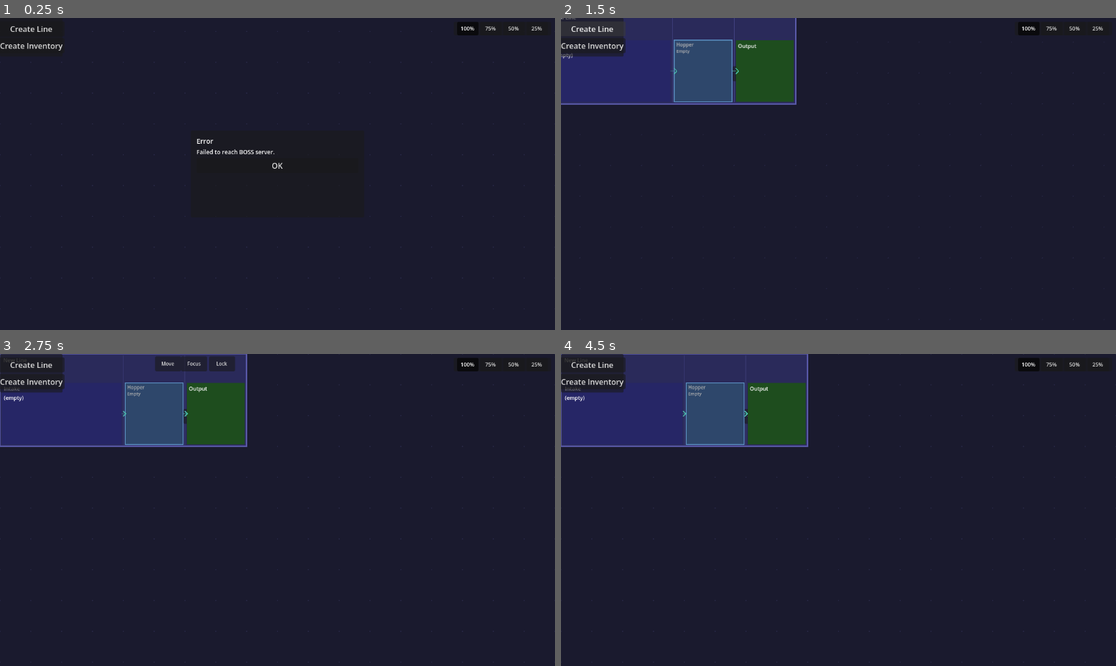
Above: before the commit, frames 1-4 (two rows, left to right).
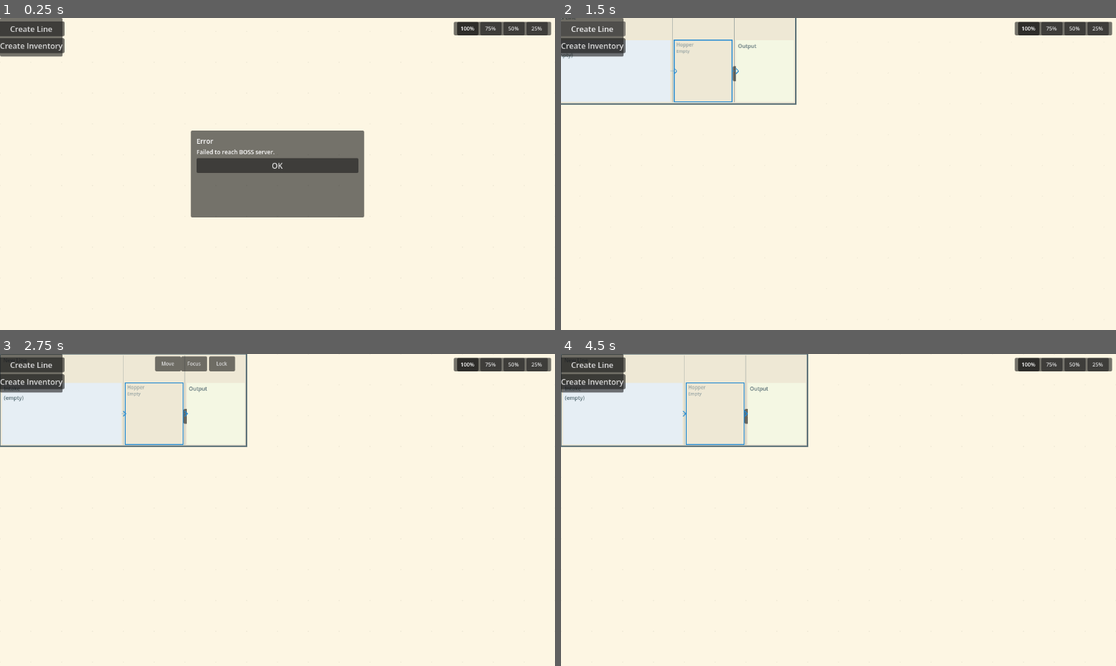
Above: after the commit, the same moments.

Repository: PeqNP/io.bithead.lean
Game: Godot game, scene res://scenes/FactoryFloor/FactoryFloor.tscn
The game is run twice, just before and just after one commit, with the same random seed, the same clock (stepped at 60 frames per second) and the same inputs.
Inputs:
- Up to frame 1 (0.25 s): no input
- Up to frame 2 (1.5 s): click "OK" at 0.5 s; click "Create Line" at 1.25 s
- Up to frame 3 (2.75 s): click "+" at 2 s
- Up to frame 4 (4.5 s): click "Move" at 2.75 s; click "Focus" at 3.5 s; click "OK" at 4.25 s

The runs differ from the first frame. In frame 1, 100% of the frame differs, in the area x 0-100%, y 0-100%; in frame 2, 100%; in frame 3, 100%; in frame 4, 100%.

Commit message:
- Use solarized palette and provide constant names

Diff:
--- a/godot/scenes/FactoryFloor/Background.gd
+++ b/godot/scenes/FactoryFloor/Background.gd
@@ -5,8 +5,8 @@
 
 extends Node2D
 
-const BG_COLOR   := Color(0.102, 0.102, 0.180)   # #1a1a2e
-const DOT_COLOR  := Color(0.165, 0.165, 0.290)   # #2a2a4a
+const BG_COLOR   := Palette.BG_0
+const DOT_COLOR  := Palette.BG_1
 const DOT_RADIUS := 1.0
 const TILE_SIZE  := 64
 
--- a/godot/scenes/FactoryFloor/FactoryFloor.gd
+++ b/godot/scenes/FactoryFloor/FactoryFloor.gd
@@ -533,10 +533,8 @@
 						inv_node.get_center_right_world(),
 						line_node.get_station_input_world(i),
 						_belt_layer,
-						Color(1.0, 0.65, 0.1, 0.9)   # amber
+						Palette.YELLOW_BELT
 					)
-
-			# Station → Line bidirectional belt (purple): station top/bottom → left-center of target line's first intake queue.
 			var sub_raw = st.get("connectsToLine")
 			if sub_raw != null:
 				var sub_node = line_nodes.get(int(sub_raw))
@@ -553,7 +551,7 @@
 						station_world, sub_from_dir,
 						sub_node.get_first_intake_queue_left_world(), Vector2(-1, 0),
 						_belt_layer,
-						Color(0.65, 0.2, 0.9, 0.9),   # purple
+						Palette.VIOLET_BELT,
 						sub_node.get_bounds_world()
 					)
 
@@ -576,7 +574,7 @@
 						station_world, iq_from_dir,
 						target_line.get_intake_queue_left_world(iq_id), Vector2(-1, 0),
 						_belt_layer,
-						Color(0.2, 0.85, 0.65, 0.9),   # teal
+						Palette.CYAN_BELT,
 						target_line.get_bounds_world()
 					)
 
--- a/godot/scenes/common/DragOverlay.gd
+++ b/godot/scenes/common/DragOverlay.gd
@@ -10,9 +10,9 @@
 
 const TILE_SIZE := 64
 
-const COLOR_AVAIL    := Color(0.2, 1.0, 0.3, 0.35)
-const COLOR_OCCUPIED := Color(1.0, 0.2, 0.2, 0.35)
-const COLOR_GHOST    := Color(1.0, 1.0, 1.0, 0.15)
+const COLOR_AVAIL    := Palette.GREEN_AVAIL
+const COLOR_OCCUPIED := Palette.RED_OCCUPIED
+const COLOR_GHOST    := Palette.FG_1_GHOST
 
 var _tile_w: int = 0
 var _tile_h: int = 0
--- a/godot/scenes/entities/Hopper.gd
+++ b/godot/scenes/entities/Hopper.gd
@@ -5,10 +5,10 @@
 
 extends Node2D
 
-const LABEL_COLOR  := Color(1, 1, 1)
-const MUTED_COLOR  := Color(0.7, 0.7, 0.7)
-const FILL_COLOR   := Color(0.18, 0.28, 0.42)
-const BORDER_COLOR := Color(0.35, 0.55, 0.75)
+const LABEL_COLOR  := Palette.FG_1
+const MUTED_COLOR  := Palette.FG_0
+const FILL_COLOR   := Palette.BG_1
+const BORDER_COLOR := Palette.BLUE
 const BORDER_WIDTH := 2.0
 const FONT_SIZE    := 10
 const SMALL_FONT   := 9
--- a/godot/scenes/entities/IntakeQueue.gd
+++ b/godot/scenes/entities/IntakeQueue.gd
@@ -5,12 +5,12 @@
 
 extends Node2D
 
-const LABEL_COLOR   := Color(1, 1, 1)
+const LABEL_COLOR   := Palette.FG_1
 const FONT_SIZE     := 10
 const SMALL_FONT    := 9
 const BORDER_WIDTH  := 2.0
-const DEFAULT_FILL  := Color(0.18, 0.18, 0.45)
-const DEFAULT_BORDER := Color(0.40, 0.40, 0.80)
+const DEFAULT_FILL  := Palette.BG_1
+const DEFAULT_BORDER := Palette.BLUE
 
 var _data: Dictionary = {}
 var _card_w: float = 0.0
--- a/godot/scenes/entities/Inventory.gd
+++ b/godot/scenes/entities/Inventory.gd
@@ -8,18 +8,18 @@
 const INV_W        :=  2 * TILE_SIZE   # 128 px
 const INV_H        :=  2 * TILE_SIZE   # 128 px
 
-const FILL_COLOR           := Color(0.165, 0.353, 0.165)   # #2a5a2a
-const FILL_FOCUSED_COLOR   := Color(0.200, 0.440, 0.200)
-const BORDER_COLOR         := Color(0.353, 0.667, 0.353)   # #5aaa5a
-const BORDER_FOCUSED_COLOR := Color(0.550, 1.000, 0.550)
+const FILL_COLOR           := Palette.BG_1
+const FILL_FOCUSED_COLOR   := Palette.BG_0
+const BORDER_COLOR         := Palette.FG_1
+const BORDER_FOCUSED_COLOR := Palette.GREEN
 const BORDER_WIDTH         := 3.0
-const LABEL_COLOR          := Color(1, 1, 1)
+const LABEL_COLOR          := Palette.FG_1
 const FONT_SIZE            := 11
 
 const HEALTH_COLORS := {
-	1: Color(0.086, 0.396, 0.204),
-	2: Color(0.631, 0.380, 0.039),
-	3: Color(0.600, 0.106, 0.106),
+	1: Palette.GREEN,
+	2: Palette.ORANGE,
+	3: Palette.RED,
 }
 
 const STOCK_PANEL_SCENE := preload("res://scenes/entities/InventoryStockPanel.tscn")
--- a/godot/scenes/entities/Inventory.tscn
+++ b/godot/scenes/entities/Inventory.tscn
@@ -13,7 +13,7 @@
 autowrap_mode = 3
 
 [node name="HealthStrip" type="ColorRect" parent="."]
-color = Color(0.086, 0.396, 0.204, 1)
+color = Color(0.522, 0.600, 0.000, 1)
 offset_top = 110.0
 offset_right = 128.0
 offset_bottom = 128.0
--- a/godot/scenes/entities/InventoryStockPanel.gd
+++ b/godot/scenes/entities/InventoryStockPanel.gd
@@ -9,16 +9,16 @@
 const PANEL_W      := 128.0
 const ROW_H        := 16.0
 const PAD          :=  5.0
-const FILL_COLOR   := Color(0.08, 0.18, 0.08, 0.96)
-const BORDER_COLOR := Color(0.25, 0.55, 0.25)
-const LABEL_COLOR  := Color(1, 1, 1)
-const MUTED_COLOR  := Color(0.65, 0.75, 0.65)
+const FILL_COLOR   := Palette.BG_1_PANEL
+const BORDER_COLOR := Palette.GREEN
+const LABEL_COLOR  := Palette.FG_1
+const MUTED_COLOR  := Palette.FG_0
 const FONT_SIZE    := 9
 
 const HEALTH_COLORS := {
-	1: Color(0.086, 0.396, 0.204),
-	2: Color(0.631, 0.380, 0.039),
-	3: Color(0.600, 0.106, 0.106),
+	1: Palette.GREEN,
+	2: Palette.ORANGE,
+	3: Palette.RED,
 }
 
 var _rows: Array = []      # Array of {label: String, value: String}
--- a/godot/scenes/entities/Line.gd
+++ b/godot/scenes/entities/Line.gd
@@ -10,12 +10,12 @@
 ## Y offset where hopper/stations/output content begins. Fixed regardless of line height.
 const CONTENT_TOP  := TILE_SIZE - SECTION_PAD   # 60 px
 
-const FILL_COLOR           := Color(0.165, 0.165, 0.353)   # #2a2a5a
-const FILL_FOCUSED_COLOR   := Color(0.200, 0.200, 0.440)
-const BORDER_COLOR         := Color(0.353, 0.353, 0.667)   # #5a5aaa
-const BORDER_FOCUSED_COLOR := Color(0.550, 0.550, 1.000)
+const FILL_COLOR           := Palette.BG_1
+const FILL_FOCUSED_COLOR   := Palette.BG_0
+const BORDER_COLOR         := Palette.FG_1
+const BORDER_FOCUSED_COLOR := Palette.BLUE
 const BORDER_WIDTH         := 3.0
-const LABEL_COLOR          := Color(1, 1, 1)
+const LABEL_COLOR          := Palette.FG_1
 const FONT_SIZE            := 11
 
 const INTAKE_W    :=  4 * TILE_SIZE   # fixed intake zone
@@ -248,7 +248,7 @@
 	if intake_queues.is_empty():
 		# Empty placeholder with section label.
 		_add_placeholder(_sections, SECTION_PAD, top, card_w, card_h,
-			Color(0.15, 0.15, 0.40), "Intake\n(empty)")
+				Palette.BLUE_FILL, "Intake\n(empty)")
 		return
 
 	# Stack intake queues vertically from CONTENT_TOP downward.
@@ -354,7 +354,7 @@
 	var n: int = (_data.get("stations", []) as Array).size()
 	var x := INTAKE_W + HOPPER_W + n * STATION_W + SECTION_PAD
 	_add_placeholder(_sections, x, top, OUTPUT_W - SECTION_PAD * 2, h,
-		Color(0.12, 0.30, 0.12), "Output")
+		Palette.GREEN_FILL, "Output")
 
 
 func _add_placeholder(parent: Node2D, x: float, y: float, w: float, h: float,
--- a/godot/scenes/entities/Station.gd
+++ b/godot/scenes/entities/Station.gd
@@ -7,10 +7,10 @@
 
 extends Node2D
 
-const LABEL_COLOR   := Color(1, 1, 1)
-const MUTED_COLOR   := Color(0.65, 0.65, 0.65)
-const FILL_COLOR    := Color(0.15, 0.15, 0.32)
-const BORDER_COLOR  := Color(0.35, 0.35, 0.65)
+const LABEL_COLOR   := Palette.FG_1
+const MUTED_COLOR   := Palette.FG_0
+const FILL_COLOR    := Palette.BG_1
+const BORDER_COLOR  := Palette.BLUE
 const BORDER_WIDTH  := 2.0
 const FONT_SIZE     := 10
 const SMALL_FONT    := 9
--- a/godot/scenes/entities/StationOverlay.gd
+++ b/godot/scenes/entities/StationOverlay.gd
@@ -12,10 +12,10 @@
 const ROW_H           := 52.0
 const PAD             :=  4.0
 const OVERLAY_W       := 256.0   # matches STATION_W / num_stations; set by Line
-const FILL_COLOR      := Color(0.10, 0.10, 0.22, 0.96)
-const BORDER_COLOR    := Color(0.30, 0.30, 0.60)
-const LABEL_COLOR     := Color(1, 1, 1)
-const MUTED_COLOR     := Color(0.65, 0.65, 0.65)
+const FILL_COLOR      := Palette.BG_1_PANEL
+const BORDER_COLOR    := Palette.FG_1
+const LABEL_COLOR     := Palette.FG_1
+const MUTED_COLOR     := Palette.FG_0
 const FONT_SIZE       := 10
 const SMALL_FONT      := 9
 
--- a/godot/scenes/entities/WorkUnitCard.gd
+++ b/godot/scenes/entities/WorkUnitCard.gd
@@ -5,13 +5,13 @@
 extends Node2D
 
 const CARD_H       := 52.0
-const LABEL_COLOR  := Color(1, 1, 1)
-const MUTED_COLOR  := Color(0.65, 0.65, 0.65)
-const FILL_COLOR   := Color(0.12, 0.12, 0.28)
-const FILL_HOVER   := Color(0.18, 0.18, 0.38)
-const BORDER_COLOR := Color(0.30, 0.30, 0.60)
-const DONE_COLOR   := Color(0.15, 0.55, 0.20)
-const HOLD_COLOR   := Color(0.55, 0.20, 0.10)
+const LABEL_COLOR  := Palette.FG_1
+const MUTED_COLOR  := Palette.FG_0
+const FILL_COLOR   := Palette.BG_1
+const FILL_HOVER   := Palette.BG_0
+const BORDER_COLOR := Palette.FG_1
+const DONE_COLOR   := Palette.GREEN
+const HOLD_COLOR   := Palette.ORANGE
 const FONT_SIZE    := 10
 const SMALL_FONT   := 9
 
@@ -86,7 +86,7 @@
 	for a in assignees.slice(0, 3):
 		var avatar: String = str(a.get("avatar", ""))
 		var initials := _make_initials(str(a.get("name", "?"))) if avatar.is_empty() else avatar
-		draw_circle(Vector2(ax + 8, 38), 8, Color(0.3, 0.3, 0.6))
+		draw_circle(Vector2(ax + 8, 38), 8, Palette.BLUE)
 		draw_string(ThemeDB.fallback_font, Vector2(ax + 3, 41), initials,
 			HORIZONTAL_ALIGNMENT_LEFT, 16, 8, LABEL_COLOR)
 		ax += 20
@@ -103,7 +103,7 @@
 		var seg_w   := (bar_total_w - gap * (total - 1)) / float(total)
 		for i in total:
 			var x := bar_x + i * (seg_w + gap)
-			var color := DONE_COLOR if i < done else Color(0.2, 0.2, 0.4)
+			var color := DONE_COLOR if i < done else Palette.FG_0
 			draw_rect(Rect2(x, bar_y, seg_w, bar_h), color)
 
 
--- a/godot/scripts/Conveyor.gd
+++ b/godot/scripts/Conveyor.gd
@@ -9,7 +9,7 @@
 
 class_name Conveyor
 
-const BELT_COLOR     := Color(0.3, 0.8, 0.7, 0.8)
+const BELT_COLOR     := Palette.BLUE_BELT
 const BELT_WIDTH     := 4.0
 ## Minimum straight run (px) from each endpoint before the first bend.
 const STUB_LEN       := 10.0
@@ -185,7 +185,7 @@
 	const LINE_W        :=  2.0
 
 	var _waypoints: Array[Vector2] = []
-	var _color: Color = Color(0.3, 0.8, 0.7, 0.8)
+	var _color: Color = Palette.BLUE_BELT
 	var _offset: float = 0.0
 
 
--- /dev/null
+++ b/godot/scripts/Palette.gd
@@ -0,0 +1,80 @@
+## Copyright © 2026 Bithead LLC. All rights reserved.
+
+## Solarized Light color palette for the FactoryFloor.
+##
+## Usage: Palette.BG_0, Palette.FG_1, Palette.BLUE, Palette.GREEN_FILL, etc.
+## All constants are accessible without instantiation via the class name.
+
+class_name Palette
+extends RefCounted
+
+# ---------------------------------------------------------------------------
+# Background tones
+# ---------------------------------------------------------------------------
+
+## Lightest background — primary floor / card hover fill.
+const BG_0 := Color(0.992, 0.965, 0.890)   # Base3  #fdf6e3
+## Secondary background — default card fill / panel background.
+const BG_1 := Color(0.933, 0.910, 0.835)   # Base2  #eee8d5
+
+# ---------------------------------------------------------------------------
+# Foreground tones (light → dark)
+# ---------------------------------------------------------------------------
+
+## Muted / secondary text.
+const FG_0 := Color(0.576, 0.631, 0.631)   # Base1  #93a1a1
+## Primary text, borders.
+const FG_1 := Color(0.345, 0.431, 0.459)   # Base01 #586e75
+
+# ---------------------------------------------------------------------------
+# Accent colors
+# ---------------------------------------------------------------------------
+
+const YELLOW  := Color(0.710, 0.537, 0.000)   # #b58900
+const ORANGE  := Color(0.796, 0.294, 0.086)   # #cb4b16
+const RED     := Color(0.863, 0.196, 0.184)   # #dc322f
+const MAGENTA := Color(0.827, 0.212, 0.510)   # #d33682
+const VIOLET  := Color(0.424, 0.443, 0.769)   # #6c71c4
+const BLUE    := Color(0.149, 0.545, 0.824)   # #268bd2
+const CYAN    := Color(0.165, 0.631, 0.596)   # #2aa198
+const GREEN   := Color(0.522, 0.600, 0.000)   # #859900
+
+# ---------------------------------------------------------------------------
+# Light fill tones (very pale tint matching each accent)
+# ---------------------------------------------------------------------------
+
+## Very pale warm cream.
+const YELLOW_FILL  := Color(0.969, 0.949, 0.890)   # #f7f2e3
+## Soft peach.
+const ORANGE_FILL  := Color(0.961, 0.918, 0.898)   # #f5eae5
+## Pale rose-pink.
+const RED_FILL     := Color(0.957, 0.902, 0.902)   # #f4e6e6
+## Light dusty rose.
+const MAGENTA_FILL := Color(0.953, 0.906, 0.929)   # #f3e7ed
+## Pale periwinkle.
+const VIOLET_FILL  := Color(0.914, 0.914, 0.945)   # #e9e9f1
+## Soft sky blue.
+const BLUE_FILL    := Color(0.902, 0.933, 0.957)   # #e6eef4
+## Pale mint.
+const CYAN_FILL    := Color(0.906, 0.953, 0.949)   # #e7f3f2
+## Light sage/lime.
+const GREEN_FILL   := Color(0.957, 0.969, 0.890)   # #f4f7e3
+
+# ---------------------------------------------------------------------------
+# Alpha variants used by specific UI elements
+# ---------------------------------------------------------------------------
+
+## Semi-opaque BG_1 — used for overlay panel backgrounds.
+const BG_1_PANEL   := Color(0.933, 0.910, 0.835, 0.97)
+## Ghost outline for drag overlay.
+const FG_1_GHOST   := Color(0.345, 0.431, 0.459, 0.15)
+## Drag placement available highlight.
+const GREEN_AVAIL  := Color(0.522, 0.600, 0.000, 0.35)
+## Drag placement occupied highlight.
+const RED_OCCUPIED := Color(0.863, 0.196, 0.184, 0.35)
+
+## Belt colors (slightly transparent for visual layering).
+const YELLOW_BELT  := Color(0.710, 0.537, 0.000, 0.90)   # Inventory → Station
+const VIOLET_BELT  := Color(0.424, 0.443, 0.769, 0.90)   # Station ↔ Line
+const CYAN_BELT    := Color(0.165, 0.631, 0.596, 0.90)   # Station → IntakeQueue
+const BLUE_BELT    := Color(0.149, 0.545, 0.824, 0.80)   # Chevron belt default
Not shown, added: godot/scripts/Palette.gd.uid
